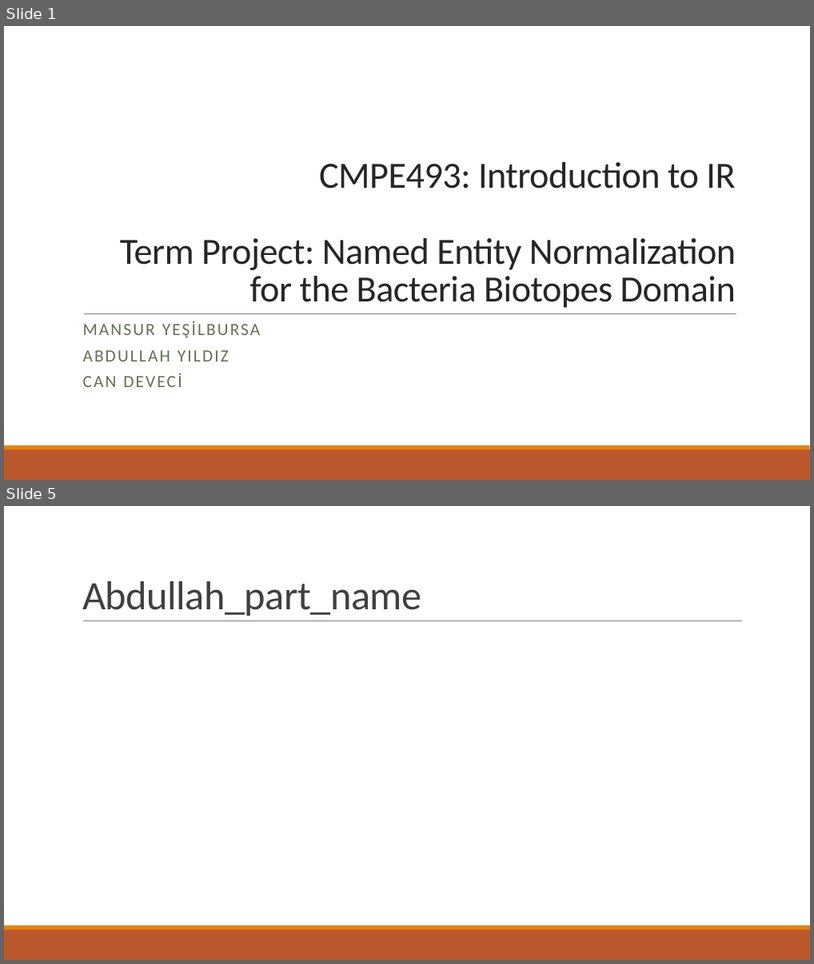
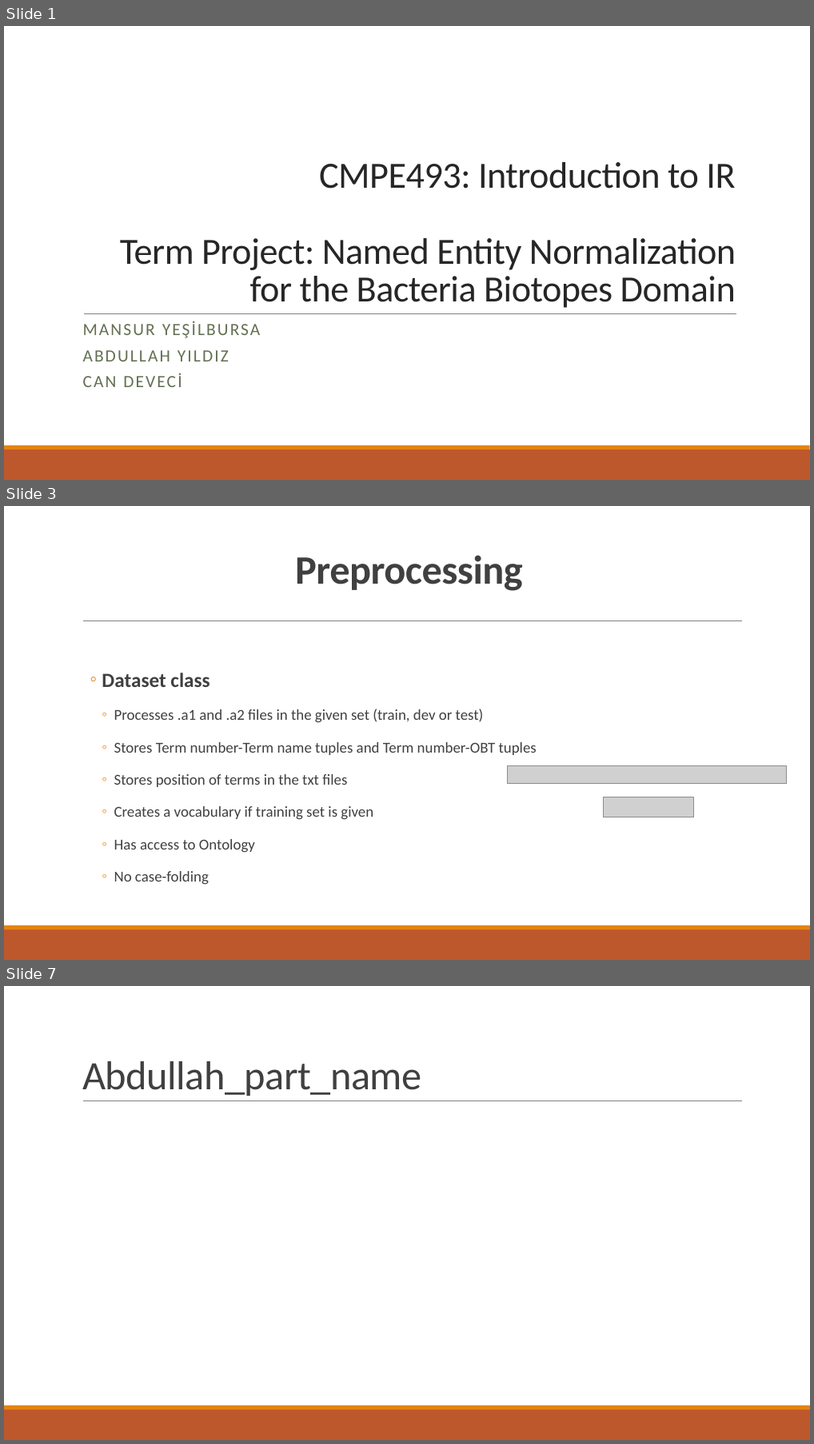
Before and after one commit to abdullahyldz/Cmpe493TermProject, a slide deck: Slides/Mansur Yeşilbursa.pptx. Shown one above the other, each under a label of ours: slides 1 and 5 before the commit, slides 1, 3 and 7 after it; the slides between them are not shown. The pictures are 814x964 and 814x1444 pixels, drawn with LibreOffice and Linux fonts; fonts in the diff are those of the drawing; grey boxes stand for pictures. Boxes give left, top, right and bottom in pixels: in the first picture for what was removed or moved away, otherwise in the second. Text is boxed around its words. In the diff, an @@ line names an element or a change of style, - is before the commit and + after.

```diff
--- a/Slides/Mansur Yeşilbursa.pptx
+++ b/Slides/Mansur Yeşilbursa.pptx
@@ slide 3 added at box(4, 506, 810, 960), background #FFFFFF; not listed: 3 template elements that a slide beside it also shows @@
@@ title added at box(295, 555, 523, 591), 48 pt, text #404040, bold @@
+Preprocessing
@@ text added at box(102, 672, 537, 884), 18 pt, text #404040 @@
+  ◦ Dataset class
+    ◦ Processes .a1 and .a2 files in the given set (train, dev or test)
+    ◦ Stores Term number-Term name tuples and Term number-OBT tuples
+    ◦ Stores position of terms in the txt files
+    ◦ Creates a vocabulary if training set is given
+    ◦ Has access to Ontology
+    ◦ No case-folding
@@ picture added at box(508, 765, 787, 783) @@
@@ picture added at box(603, 796, 694, 817) @@
@@ what was slide 5 is now slide 7 @@
```
Also in this commit, not shown: 2 slides changed, 3 other slides added, 1 slide removed, 3 other files.
